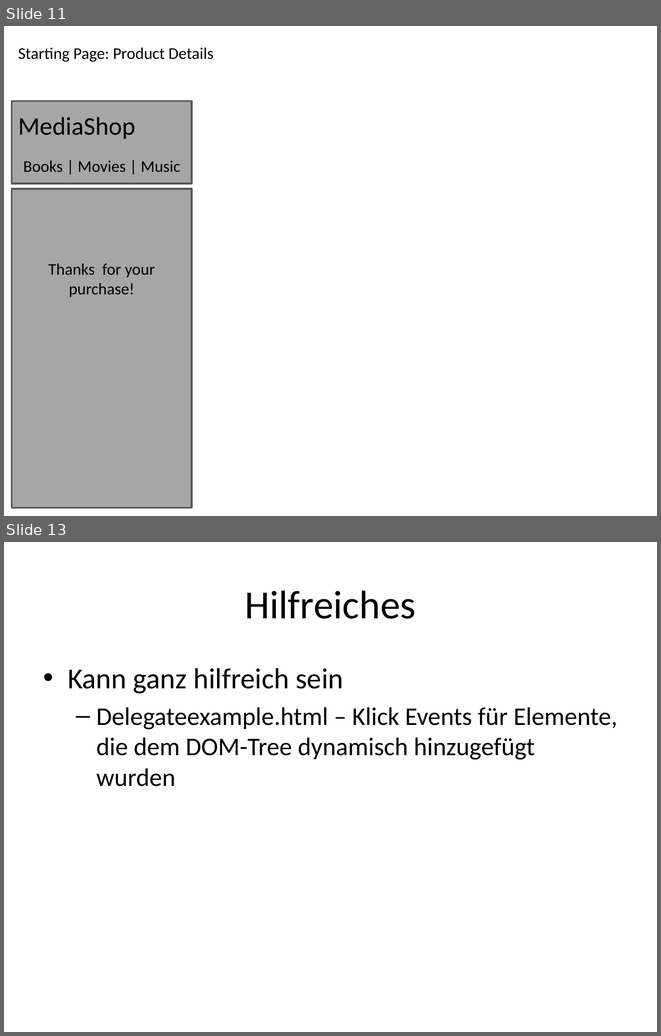
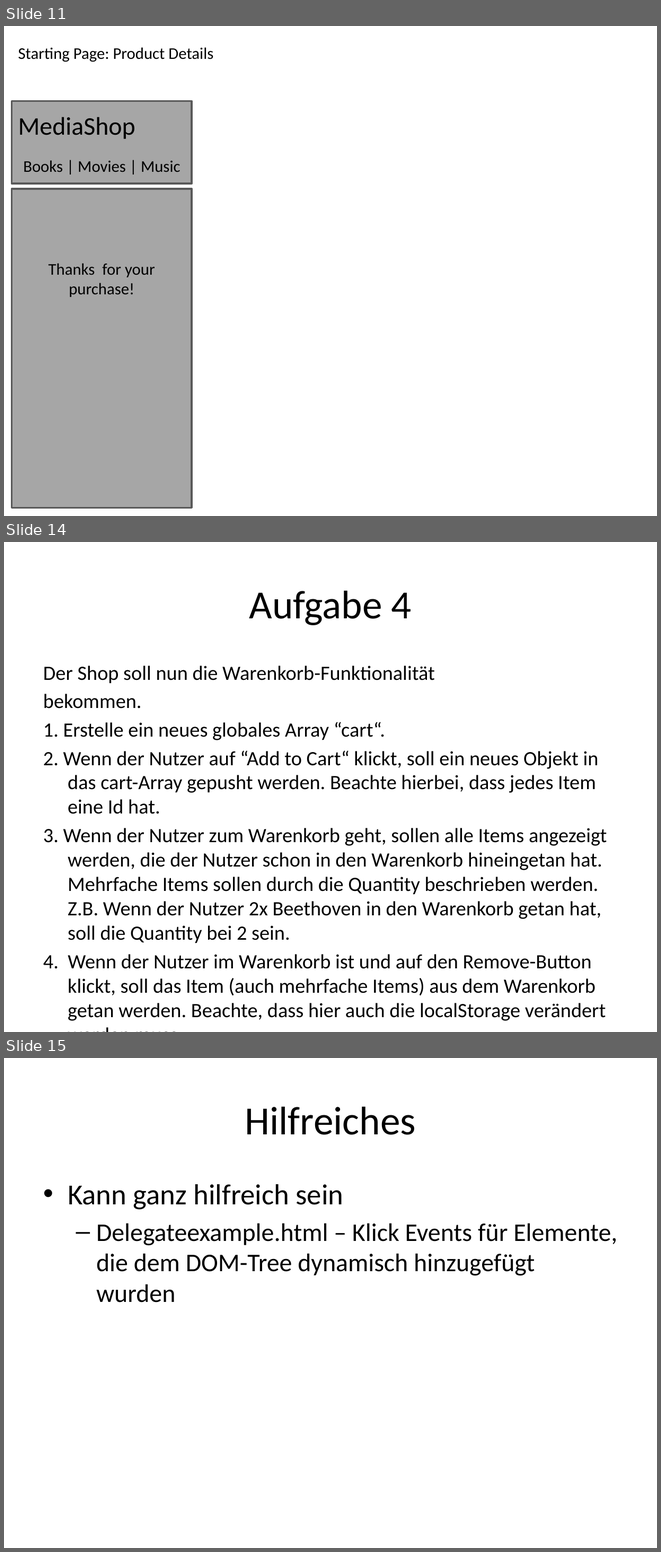
Before and after one commit to michakobs/fbw14, a slide deck: javascript/56_shop/task_de.pptx. Shown one above the other, each under a label of ours: slides 11 and 13 before the commit, slides 11, 14 and 15 after it; the slides between them are not shown. The pictures are 661x1036 and 661x1552 pixels, drawn with LibreOffice and Linux fonts; fonts in the diff are those of the drawing. Boxes give left, top, right and bottom in pixels: in the first picture for what was removed or moved away, otherwise in the second. Text is boxed around its words. In the diff, an @@ line names an element or a change of style, - is before the commit and + after.

```diff
--- a/javascript/56_shop/task_de.pptx
+++ b/javascript/56_shop/task_de.pptx
@@ slide 14 added at bbox=[4, 542, 657, 1032], background #FFFFFF @@
@@ title added at bbox=[249, 590, 412, 625], 44 pt, text #000000 @@
+Aufgabe 4
@@ text added at bbox=[43, 665, 607, 1021], 22.4 pt, text #000000 @@
+Der Shop soll nun die Warenkorb-Funktionalität
+bekommen.
+1. Erstelle ein neues globales Array “cart“.
+2. Wenn der Nutzer auf “Add to Cart“ klickt, soll ein neues Objekt in das cart-Array gepusht werden. Beachte hierbei, dass jedes Item eine Id hat.
+3. Wenn der Nutzer zum Warenkorb geht, sollen alle Items angezeigt werden, die der Nutzer schon in den Warenkorb hineingetan hat. Mehrfache Items sollen durch die Quantity beschrieben werden. Z.B. Wenn der Nutzer 2x Beethoven in den Warenkorb getan hat, soll die Quantity bei 2 sein.
+4. Wenn der Nutzer im Warenkorb ist und auf den Remove-Button klickt, soll das Item (auch mehrfache Items) aus dem Warenkorb getan werden. Beachte, dass hier auch die localStorage verändert werden muss.
@@ what was slide 13 is now slide 15 @@
```
Also in this commit, not shown: 1 slide changed, 1 other slide added, 1 other file.
